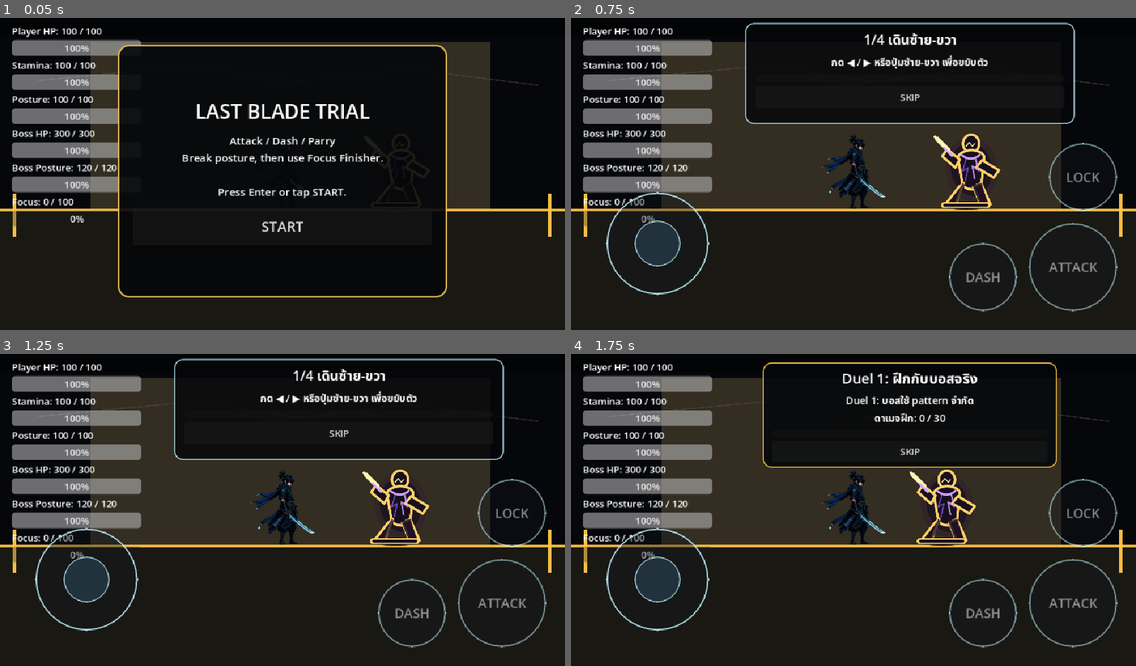
Above: before the commit, frames 1-4 (two rows, left to right).
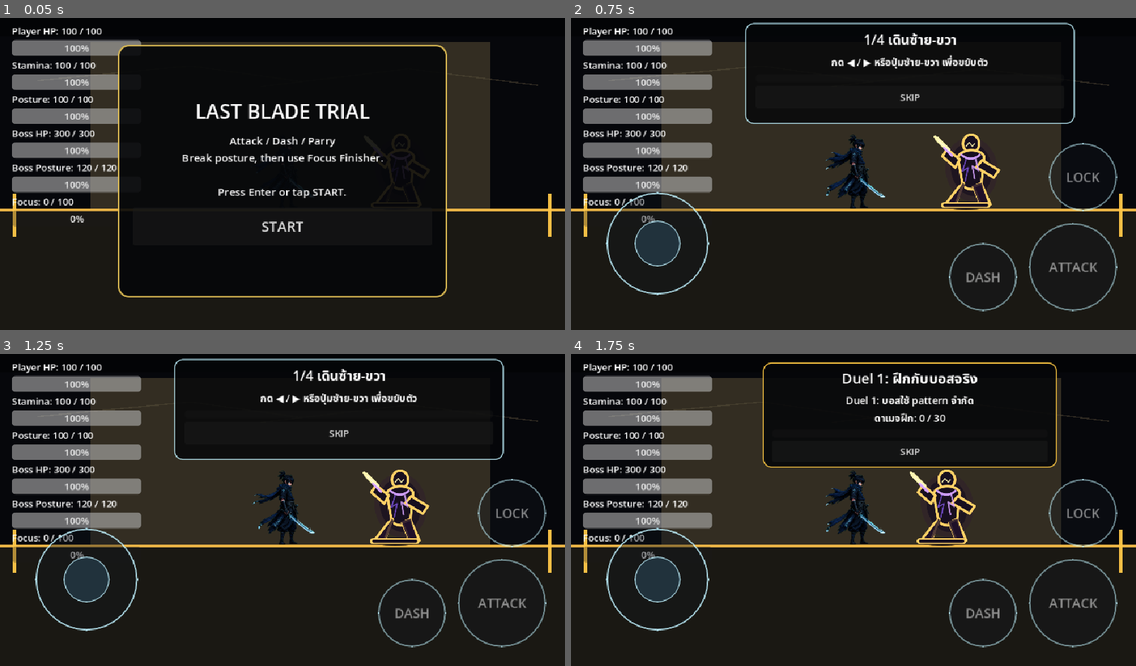
Above: after the commit, the same moments.

Repository: shanwinder/lastblade
Game: Godot game, scene res://scenes/main/BossBrokenMaster.tscn
Two runs of this game, one before a commit and one after it. Both use one fixed random seed, a clock stepped at 60 frames per second and the inputs below.
Inputs:
- Up to frame 1 (0.05 s): no input
- Up to frame 2 (0.75 s): click "START" at 0.5 s
- Up to frame 3 (1.25 s): no input
- Up to frame 4 (1.75 s): click "SKIP" at 1.25 s

Frame 1 is identical in both runs. In frame 2, 0.2% of the frame differs, in the area x 44-56%, y 38-61%; in frame 3, 0.1%; in frame 4, 0.2%.

Commit message:
Add AnimatedSprite2D idle animation to player scene

Diff:
--- a/last-blade-trial/scenes/main/BossBrokenMaster.tscn
+++ b/last-blade-trial/scenes/main/BossBrokenMaster.tscn
@@ -21,6 +21,8 @@
 [ext_resource type="Script" uid="uid://df2gy120xyt2u" path="res://boss_grab_balance_manager.gd" id="19_grab"]
 [ext_resource type="Script" path="res://movement_deflect_balance_manager.gd" id="20_deflect_balance"]
 [ext_resource type="Script" path="res://player_sprite_orientation_manager.gd" id="21_sprite_orientation"]
+[ext_resource type="SpriteFrames" path="res://assets/sprites/player/nameless_blade/player_idle_sprite_frames.tres" id="22_idle_frames"]
+[ext_resource type="Script" path="res://player_animated_idle_visual_manager.gd" id="23_animated_idle"]
 
 [sub_resource type="RectangleShape2D" id="RectangleShape2D_nha0i"]
 size = Vector2(32, 32)
@@ -46,8 +48,15 @@
 sprite_source_faces_left = true
 
 [node name="Sprite2D" type="Sprite2D" parent="Player" unique_id=1611597603]
+visible = false
 scale = Vector2(0.5, 0.5)
 texture = ExtResource("3_5ds0b")
+
+[node name="AnimatedSprite2D" type="AnimatedSprite2D" parent="Player"]
+scale = Vector2(0.5, 0.5)
+sprite_frames = ExtResource("22_idle_frames")
+animation = &"idle"
+autoplay = "idle"
 
 [node name="CollisionShape2D" type="CollisionShape2D" parent="Player" unique_id=18594791]
 shape = SubResource("RectangleShape2D_nha0i")
@@ -74,6 +83,17 @@
 orientation_process_priority = 1000
 use_deferred_orientation_fix = true
 debug_print_orientation = true
+
+[node name="PlayerAnimatedIdleVisualManager" type="Node" parent="Player"]
+script = ExtResource("23_animated_idle")
+animated_idle_enabled = true
+legacy_sprite_path = NodePath("../Sprite2D")
+animated_sprite_path = NodePath("../AnimatedSprite2D")
+idle_animation_name = &"idle"
+hide_legacy_sprite = true
+sync_flip_from_legacy = true
+sync_modulate_from_legacy = true
+debug_print_visual = true
 
 [node name="MovementDeflectBalanceManager" type="Node" parent="."]
 script = ExtResource("20_deflect_balance")
